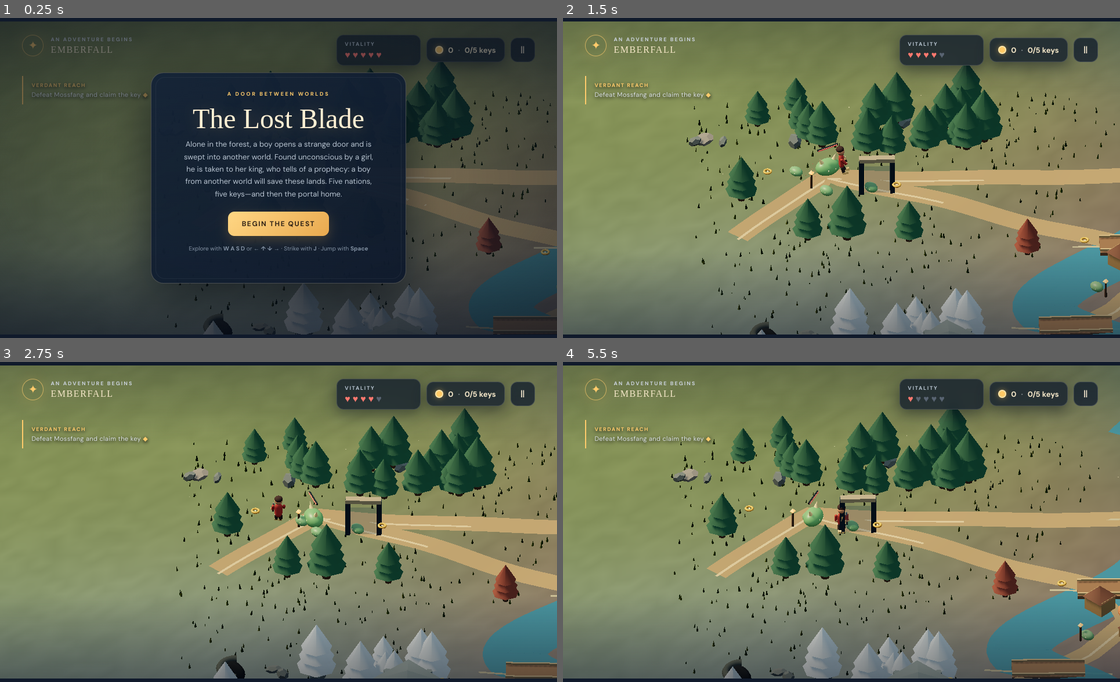
Above: before the commit, frames 1-4 (two rows, left to right).
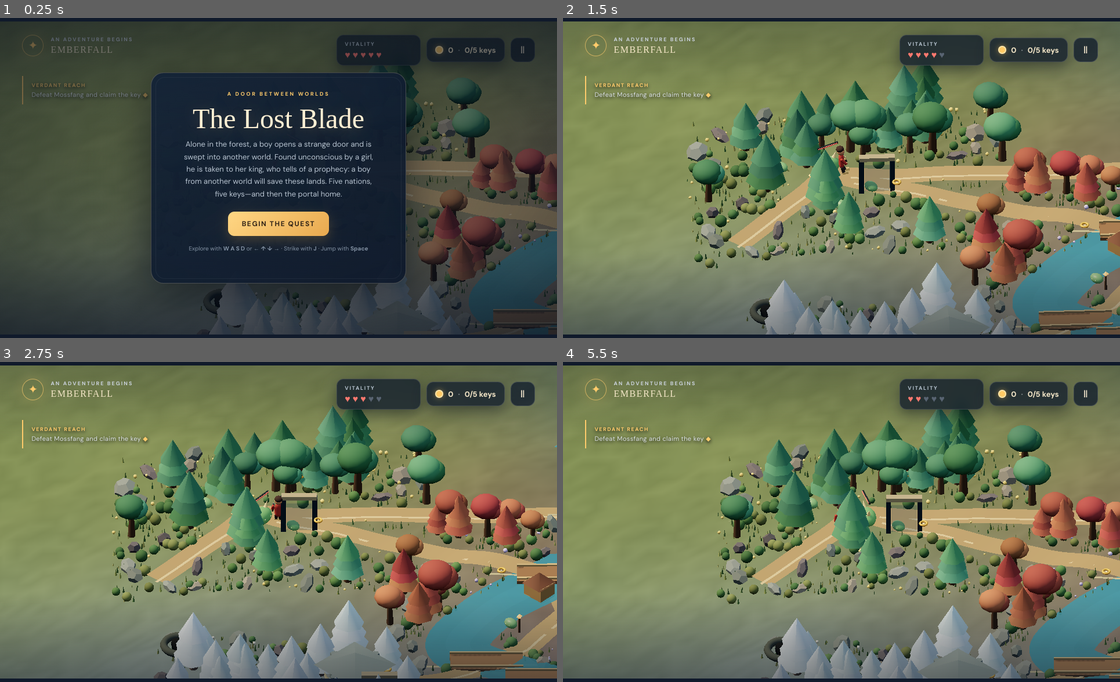
Above: after the commit, the same moments.

Repository: ahiyasam27-hub/PlayGround
Game: browser game, page index.html
Two runs of this game, one before a commit and one after it. Both use one fixed random seed, a clock stepped at 60 frames per second and the inputs below.
Inputs:
- Up to frame 1 (0.25 s): no input
- Up to frame 2 (1.5 s): click "BEGIN THE QUEST" at 0.27 s; hold Right from 1.03 s (still down); tap Space at 1.1 s
- Up to frame 3 (2.75 s): release Right at 1.53 s; hold Down 1.58-1.85 s; tap Space at 1.6, 2.1, 2.6 s; hold Left 1.9-2.47 s; hold Up from 2.52 s (still down)
- Up to frame 4 (5.5 s): release Up at 2.82 s; hold Right 2.87-3.53 s; tap Space every 0.5 s from 3.1 to 5.1 s; hold Up 3.58-3.82 s; hold Left 3.87-4.3 s; hold Down 4.35-4.68 s; hold Right 4.73-5.23 s; hold Down from 5.28 s (still down)

The runs differ from the first frame. In frame 1, 9.7% of the frame differs, in the area x 30-100%, y 13-99%; in frame 2, 31%; in frame 3, 39%, in the area x 20-100%, y 10-99%; in frame 4, 33%.

Commit message:
Save source and v2 conversation for issue #1
Run: 42341175534
Generation: 42341175534-1794041676697

Diff:
--- a/game.js
+++ b/game.js
@@ -53,13 +53,17 @@
   const depthAxis = new THREE.Vector3(Math.SQRT1_2, 0, Math.SQRT1_2);
   const temp = new THREE.Object3D();
   const v3 = (x, y, z) => new THREE.Vector3(x, y, z);
+  const terrainHills = [
+    [210, 470, 2.1, 260], [510, 1010, 4.6, 285], [790, 240, 2.4, 250],
+    [1060, 680, 2.7, 310], [1370, 1000, 4.1, 290], [1450, 210, 1.7, 245],
+    [85, 875, 3.2, 235], [685, 470, 1.8, 205], [1130, 1080, 2.8, 240],
+    [1510, 690, 2.2, 250], [350, 155, 1.5, 215], [960, 1030, 1.7, 220],
+  ];
   const terrainHeight = (x, y) => {
-    const hills = [
-      [210, 470, 1.15, 235], [510, 1010, 2.6, 250], [790, 240, 1.5, 230],
-      [1060, 680, 1.35, 285], [1370, 1000, 2.25, 255], [1450, 210, 0.9, 210],
-    ];
-    let h = 0.12 * Math.sin(x / 92) * Math.cos(y / 107) + 0.08 * Math.sin((x + y) / 58);
-    for (const [cx, cy, amount, radius] of hills) {
+    let h = 0.18 * Math.sin(x / 92) * Math.cos(y / 107)
+      + 0.12 * Math.sin((x + y) / 58)
+      + 0.1 * Math.sin(x / 31 + Math.sin(y / 73)) * Math.cos(y / 39);
+    for (const [cx, cy, amount, radius] of terrainHills) {
       const d = Math.hypot((x - cx) * 0.88, y - cy);
       h += amount * Math.exp(-(d * d) / (radius * radius));
     }
@@ -170,7 +174,10 @@
       const x = -margin + terrainWidth * col / cols, y = -margin + terrainDepth * row / rows;
       const p = worldAt(x, y, terrainHeight(x, y) - 0.12);
       positions.push(p.x, p.y, p.z);
-      const color = regionColorAt(x, y).multiplyScalar(0.94 + random01(row * 131 + col * 17) * 0.12);
+      const height = terrainHeight(x, y);
+      const color = regionColorAt(x, y).multiplyScalar(0.9 + random01(row * 131 + col * 17) * 0.16);
+      const exposedStone = THREE.MathUtils.smoothstep(height, 2.8, 5.2) * (regionAt(x, y) === 1 ? 0.18 : 0.34);
+      color.lerp(new THREE.Color(regionAt(x, y) === 1 ? 0xc3d0c9 : 0x857e72), exposedStone);
       colors.push(color.r, color.g, color.b);
       if (row < rows && col < cols) {
         const a = row * (cols + 1) + col, b = a + cols + 1;
@@ -218,7 +225,7 @@
     return texture;
   }
 
-  function buildRibbon(lines, width, material, segments = 28) {
+  function buildRibbon(lines, width, material, segments = 28, heightOffset = 0) {
     for (const line of lines) {
       const points = [];
       for (let i = 0; i < line.length - 1; i++) {
@@ -231,7 +238,7 @@
         const [x, y] = points[i], before = points[Math.max(0, i - 1)], after = points[Math.min(points.length - 1, i + 1)];
         const length = Math.hypot(after[0] - before[0], after[1] - before[1]) || 1;
         const nx = -(after[1] - before[1]) / length, ny = (after[0] - before[0]) / length;
-        for (const side of [-1, 1]) { const p = worldAt(x + nx * width * side / 2, y + ny * width * side / 2, terrainHeight(x, y) + 0.025); vertices.push(p.x, p.y, p.z); }
+        for (const side of [-1, 1]) { const p = worldAt(x + nx * width * side / 2, y + ny * width * side / 2, terrainHeight(x, y) + 0.025 + heightOffset); vertices.push(p.x, p.y, p.z); }
         if (i < points.length - 1) { const a = i * 2; indices.push(a, a + 1, a + 2, a + 1, a + 3, a + 2); }
       }
       const geometry = new THREE.BufferGeometry();
@@ -249,6 +256,7 @@
     const line = [];
     for (let y = 0; y <= MAP_H; y += 14) line.push([riverX(y), y]);
     buildRibbon([line], 112, new THREE.MeshStandardMaterial({ color: 0x397d91, roughness: 0.3, metalness: 0.08, transparent: true, opacity: 0.9, side: THREE.DoubleSide }), 14);
+    buildRibbon([line], 42, new THREE.MeshStandardMaterial({ color: 0x8bc2c0, roughness: 0.24, transparent: true, opacity: 0.28, side: THREE.DoubleSide, depthWrite: false }), 20, 0.035);
     const bank = new THREE.MeshStandardMaterial({ color: 0xa59a72, roughness: 1, side: THREE.DoubleSide });
     for (const crossing of BRIDGE_CROSSINGS) {
       const group = new THREE.Group(), p = worldAt(riverX(crossing), crossing, terrainHeight(riverX(crossing), crossing) + 0.16);
@@ -286,69 +294,133 @@
   }
 
   function buildGroundCover() {
-    const grassGeo = new THREE.ConeGeometry(0.085, 0.38, 4);
-    const grass = new THREE.InstancedMesh(grassGeo, mat(0x72804b), 1100);
-    for (let i = 0; i < 1100; i++) {
-      let x = 0, y = 0;
-      for (let attempt = 0; attempt < 8; attempt++) {
-        x = 18 + random01(i * 11 + attempt + 2031) * (WORLD - 36);
-        y = 18 + random01(i * 11 + attempt + 2131) * (MAP_H - 36);
-        if (distanceToPath(x, y) > 30 && distanceToRiver(x, y) > 178) break;
-      }
-      temp.position.copy(worldAt(x, y, terrainAt(x, y, 0.025)));
-      temp.rotation.set(0, random01(i + 2231) * Math.PI, (random01(i + 2331) - 0.5) * 0.28);
-      const scale = 0.35 + random01(i + 2431) * 0.9;
+    const grassCount = 1800, flowerCount = 300;
+    const grass = new THREE.InstancedMesh(new THREE.ConeGeometry(0.075, 0.42, 4), mat(0xffffff), grassCount);
+    const flowers = new THREE.InstancedMesh(new THREE.SphereGeometry(0.09, 6, 5), mat(0xffffff, 0.72), flowerCount);
+    const shrubs = new THREE.InstancedMesh(shared.sphere, mat(0xffffff), 520);
+    const placeCover = (mesh, i, seed, scaleRange, palette, yOffset = 0.025) => {
+      const region = i % REGIONS.length;
+      const biome = REGIONS[region];
+      let x = biome.x, y = biome.y;
+      for (let attempt = 0; attempt < 18; attempt++) {
+        x = biome.x + (random01(seed + attempt * 7 + 2031) - 0.5) * 600;
+        y = biome.y + (random01(seed + attempt * 7 + 2131) - 0.5) * 500;
+        if (x > 16 && x < WORLD - 16 && y > 16 && y < MAP_H - 16
+          && regionAt(x, y) === region && distanceToPath(x, y) > 25
+          && distanceToRiver(x, y) > 72 && Math.hypot(x - 800, y - 600) > 118) break;
+      }
+      const scale = scaleRange[0] + random01(seed + 2431) * (scaleRange[1] - scaleRange[0]);
+      temp.position.copy(worldAt(x, y, terrainAt(x, y, yOffset)));
+      temp.rotation.set(0, random01(seed + 2231) * Math.PI, (random01(seed + 2331) - 0.5) * 0.2);
       temp.scale.set(scale, scale, scale);
       temp.updateMatrix();
-      grass.setMatrixAt(i, temp.matrix);
-      grass.setColorAt(i, new THREE.Color([0x647849, 0x899052, 0x9a965b, 0x536d43][i % 4]).multiplyScalar(0.8 + random01(i + 2531) * 0.35));
-    }
-    grass.instanceMatrix.needsUpdate = true;
-    if (grass.instanceColor) grass.instanceColor.needsUpdate = true;
-    grass.castShadow = false;
-    grass.receiveShadow = true;
-    worldGroup.add(grass);
+      mesh.setMatrixAt(i, temp.matrix);
+      const color = palette[i % palette.length];
+      mesh.setColorAt(i, new THREE.Color(color).multiplyScalar(0.82 + random01(seed + 2531) * 0.36));
+    };
+    for (let i = 0; i < grassCount; i++) placeCover(grass, i, i * 11, [0.45, 1.65], [0x647849, 0x899052, 0x9a965b, 0x536d43]);
+    for (let i = 0; i < flowerCount; i++) placeCover(flowers, i, i * 17 + 401, [0.55, 1.5], [0xe8c86b, 0xe9e3cb, 0xd88772, 0xc3b4df, 0xd2a85d], 0.16);
+    for (let i = 0; i < shrubs.count; i++) placeCover(shrubs, i, i * 19 + 1103, [0.18, 0.38], [0x496b43, 0x557747, 0x6d7647], 0.16);
+    for (const mesh of [grass, flowers, shrubs]) {
+      mesh.instanceMatrix.needsUpdate = true;
+      if (mesh.instanceColor) mesh.instanceColor.needsUpdate = true;
+      mesh.castShadow = false;
+      mesh.receiveShadow = true;
+      worldGroup.add(mesh);
+    }
   }
 
   function buildTreesAndRocks() {
+    const treeCount = 28;
     for (let regionIndex = 0; regionIndex < REGIONS.length; regionIndex++) {
       const biome = REGIONS[regionIndex];
-      for (let i = 0; i < 22; i++) {
-        const seed = regionIndex * 101 + i;
-        let x = biome.x, y = biome.y;
-        for (let attempt = 0; attempt < 20; attempt++) {
-          x = biome.x + (random01(seed * 23 + attempt + 20) - 0.5) * 560;
-          y = biome.y + (random01(seed * 23 + attempt + 21) - 0.5) * 440;
-          if (x > 24 && x < WORLD - 24 && y > 24 && y < MAP_H - 24 && regionAt(x, y) === regionIndex && distanceToPath(x, y) > 68 && distanceToRiver(x, y) > 182 && Math.hypot(x - 800, y - 600) > 145) break;
+      const trunks = new THREE.InstancedMesh(shared.trunk, mat(0xffffff), treeCount);
+      const coniferLayers = [0, 1, 2].map(() => new THREE.InstancedMesh(shared.foliage, mat(0xffffff), treeCount));
+      const canopyLayers = [0, 1, 2].map(() => new THREE.InstancedMesh(shared.sphere, mat(0xffffff), treeCount));
+      let conifers = 0, broadleaf = 0;
+      for (let i = 0; i < treeCount; i++) {
+        const seed = regionIndex * 1009 + i * 37;
+        let x = biome.x, y = biome.y, valid = false;
+        for (let attempt = 0; attempt < 32; attempt++) {
+          x = biome.x + (random01(seed + attempt * 13 + 20) - 0.5) * 620;
+          y = biome.y + (random01(seed + attempt * 13 + 21) - 0.5) * 500;
+          valid = x > 28 && x < WORLD - 28 && y > 28 && y < MAP_H - 28
+            && regionAt(x, y) === regionIndex && distanceToPath(x, y) > 44
+            && distanceToRiver(x, y) > 96 && Math.hypot(x - 800, y - 600) > 132;
+          if (valid) break;
         }
-        if (x < 24 || x > WORLD - 24 || y < 24 || y > MAP_H - 24 || distanceToPath(x, y) < 48 || distanceToRiver(x, y) < 175) continue;
-        const g = new THREE.Group(), p = worldAt(x, y);
-        g.position.set(p.x, p.y, p.z);
-        g.rotation.y = Math.PI / 4;
-        const s = 0.82 + random01(seed + 23) * 0.48;
-        addMesh(g, shared.trunk, mats.bark, v3(0, 0.66 * s, 0), { scale: [s, s, s] });
-        const leafMat = regionIndex === 1 ? mats.snow : mat(biome.leaf);
-        for (let layer = 0; layer < 3; layer++) {
-          addMesh(g, shared.foliage, leafMat, v3(0, (1.25 + layer * 0.5) * s, 0), { scale: [s * (1.15 - layer * 0.12), s, s * (1.15 - layer * 0.12)] });
+        if (!valid) continue;
+        const p = worldAt(x, y), scale = 0.78 + random01(seed + 23) * 0.62;
+        const isBroadleaf = random01(seed + 67) < (regionIndex === 2 ? 0.72 : regionIndex === 1 ? 0.08 : 0.42);
+        temp.position.set(p.x, p.y + 0.66 * scale, p.z);
+        temp.rotation.set(0, random01(seed + 31) * Math.PI * 2, (random01(seed + 32) - 0.5) * 0.05);
+        temp.scale.set(scale, scale, scale); temp.updateMatrix();
+        trunks.setMatrixAt(i, temp.matrix);
+        trunks.setColorAt(i, new THREE.Color(regionIndex === 2 ? 0x76583a : regionIndex === 1 ? 0x68594d : 0x584332).multiplyScalar(0.82 + random01(seed + 82) * 0.35));
+        if (isBroadleaf) {
+          for (let layer = 0; layer < 3; layer++) {
+            temp.position.set(p.x + (layer - 1) * 0.14 * scale, p.y + (1.72 + (layer === 1 ? 0.15 : 0)) * scale, p.z + (layer % 2 ? 0.12 : -0.12) * scale);
+            temp.rotation.set(0, random01(seed + layer + 41) * Math.PI * 2, 0);
+            const crown = scale * (layer === 1 ? 0.78 : 0.68);
+            temp.scale.set(crown, crown * 0.76, crown); temp.updateMatrix();
+            canopyLayers[layer].setMatrixAt(broadleaf, temp.matrix);
+            canopyLayers[layer].setColorAt(broadleaf, new THREE.Color(biome.leaf).offsetHSL((random01(seed + layer + 52) - 0.5) * 0.06, 0, 0.07 + (random01(seed + layer + 56) - 0.5) * 0.12));
+          }
+          broadleaf++;
+        } else {
+          for (let layer = 0; layer < 3; layer++) {
+            temp.position.set(p.x, p.y + (1.2 + layer * 0.52) * scale, p.z);
+            temp.rotation.set(0, random01(seed + 45) * Math.PI * 2, 0);
+            const crown = scale * (1.12 - layer * 0.13);
+            temp.scale.set(crown, scale, crown); temp.updateMatrix();
+            coniferLayers[layer].setMatrixAt(conifers, temp.matrix);
+            coniferLayers[layer].setColorAt(conifers, new THREE.Color(biome.leaf).offsetHSL((random01(seed + layer + 63) - 0.5) * 0.06, 0, 0.07 + (random01(seed + layer + 68) - 0.5) * 0.1));
+          }
+          conifers++;
         }
-        worldGroup.add(g);
-        colliders.push({ x, y, r: 22 * s });
-      }
-    }
-    for (let i = 0; i < 42; i++) {
-      const biome = REGIONS[i % REGIONS.length];
-      let x = biome.x, y = biome.y;
-      for (let attempt = 0; attempt < 12; attempt++) {
-        x = biome.x + (random01(i * 19 + attempt + 100) - 0.5) * 460;
-        y = biome.y + (random01(i * 19 + attempt + 700) - 0.5) * 380;
-        if (x > 22 && x < WORLD - 22 && y > 22 && y < MAP_H - 22 && distanceToPath(x, y) > 54 && distanceToRiver(x, y) > 178) break;
-      }
-      if (distanceToPath(x, y) < 40 || distanceToRiver(x, y) < 170) continue;
-      const p = worldAt(x, y, terrainAt(x, y, 0.18));
-      const rock = addMesh(worldGroup, shared.rock, mat(i % 3 ? 0x68706a : 0x817c70), p, { scale: [0.55 + random01(i) * 0.6, 0.35 + random01(i + 2) * 0.35, 0.48 + random01(i + 3) * 0.5], rotation: [random01(i + 4), random01(i + 5), random01(i + 6)] });
-      rock.castShadow = true;
-      colliders.push({ x, y, r: 17 });
-    }
+        colliders.push({ x, y, r: 20 * scale });
+      }
+      trunks.instanceMatrix.needsUpdate = true;
+      if (trunks.instanceColor) trunks.instanceColor.needsUpdate = true;
+      trunks.castShadow = true; trunks.receiveShadow = true; worldGroup.add(trunks);
+      for (const [layers, count] of [[coniferLayers, conifers], [canopyLayers, broadleaf]]) {
+        for (const mesh of layers) {
+          mesh.count = count;
+          mesh.instanceMatrix.needsUpdate = true;
+          if (mesh.instanceColor) mesh.instanceColor.needsUpdate = true;
+          mesh.castShadow = false; mesh.receiveShadow = true; worldGroup.add(mesh);
+        }
+      }
+    }
+
+    const rockCount = 145;
+    const rocks = new THREE.InstancedMesh(shared.rock, mat(0xffffff), rockCount);
+    let placed = 0;
+    for (let i = 0; i < rockCount; i++) {
+      const region = i % REGIONS.length, biome = REGIONS[region], seed = i * 29 + 509;
+      let x = biome.x, y = biome.y, valid = false;
+      for (let attempt = 0; attempt < 24; attempt++) {
+        x = biome.x + (random01(seed + attempt * 5 + 91) - 0.5) * 600;
+        y = biome.y + (random01(seed + attempt * 5 + 92) - 0.5) * 480;
+        valid = x > 18 && x < WORLD - 18 && y > 18 && y < MAP_H - 18
+          && distanceToPath(x, y) > 36 && distanceToRiver(x, y) > 76
+          && Math.hypot(x - 800, y - 600) > 118
+          && colliders.every((obstacle) => Math.hypot(x - obstacle.x, y - obstacle.y) > obstacle.r + 18);
+        if (valid) break;
+      }
+      if (!valid) continue;
+      const sx = 0.52 + random01(seed + 3) * 0.9, sy = 0.34 + random01(seed + 4) * 0.55, sz = 0.5 + random01(seed + 5) * 0.78;
+      const p = worldAt(x, y, terrainAt(x, y, sy * 0.28));
+      temp.position.copy(p); temp.rotation.set(random01(seed + 6) * 0.6, random01(seed + 7) * Math.PI, random01(seed + 8) * 0.6);
+      temp.scale.set(sx, sy, sz); temp.updateMatrix();
+      rocks.setMatrixAt(placed, temp.matrix);
+      rocks.setColorAt(placed, new THREE.Color([0x68706a, 0x817c70, 0x777e78, 0x625e60][i % 4]).multiplyScalar(0.82 + random01(seed + 9) * 0.32));
+      colliders.push({ x, y, r: 16 + Math.max(sx, sz) * 4 });
+      placed++;
+    }
+    rocks.count = placed; rocks.instanceMatrix.needsUpdate = true;
+    if (rocks.instanceColor) rocks.instanceColor.needsUpdate = true;
+    rocks.castShadow = true; rocks.receiveShadow = true; worldGroup.add(rocks);
   }
 
   function buildDecorativeLights() {
Not shown, changed: .omgithub/checkpoint.json
